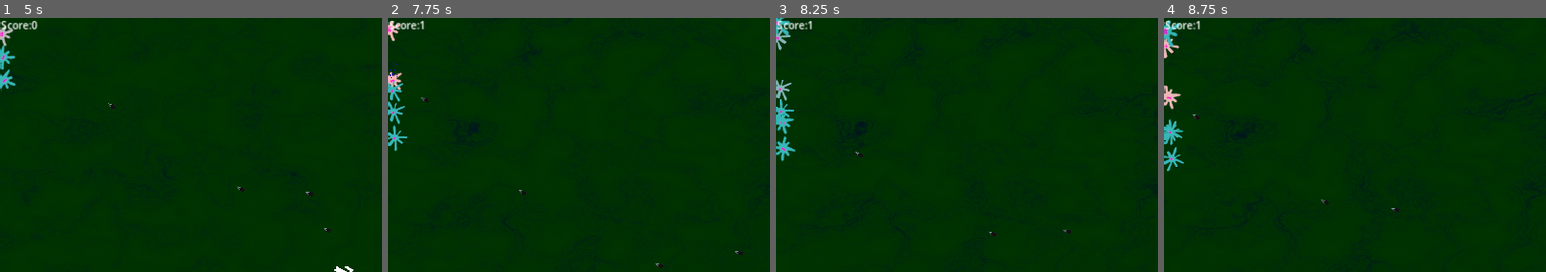
Above: before the commit, frames 1-4 (left to right).
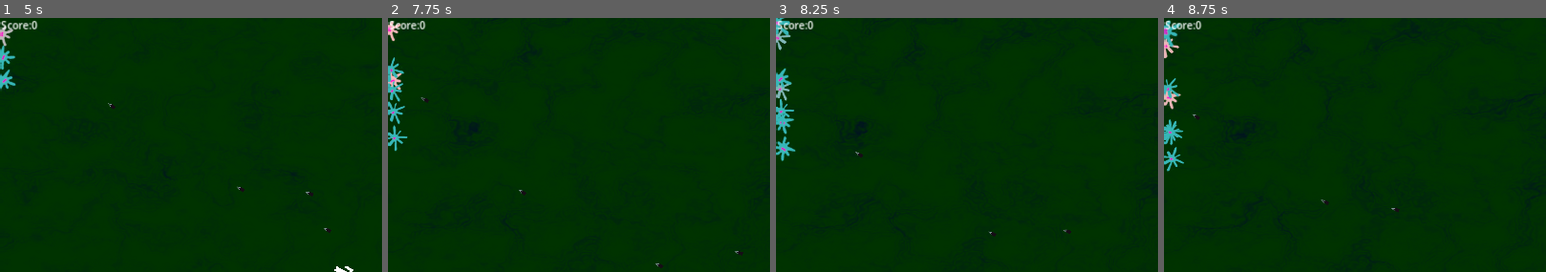
Above: after the commit, the same moments.

Repository: Habidakus/turrim-caelum
Game: Godot game, scene res://main.tscn
Same seed, same stepped clock (60 frames per second), same inputs: the game is played once before the commit and once after it. The engine's default icon, where the game draws it, is replaced by a stand-in: a white triangle on a blue panel in a dark square.
Inputs (mouse positions are % of the whole screen's width and height, from its top left):
- Up to frame 1 (5 s): tap Enter (pause) at 0.5 s; move the mouse to (72, 45) at 0.52 s; hold D (move_right) 0.53-1.28 s; click (72, 45) at 0.67 s; move the mouse to (30, 55) at 1.27 s; hold S (move_down) 1.28-2.03 s; click (30, 55) at 1.42 s; tap Space at 2 s; move the mouse to (60, 28) at 2.02 s; hold D (move_right) 2.03-2.78 s; click (60, 28) at 2.17 s; move the mouse to (45, 70) at 2.77 s; hold W (move_up) 2.78-3.53 s; click (45, 70) at 2.92 s; move the mouse to (80, 65) at 3.52 s; hold A (move_left) from 3.53 s (still down); click (80, 65) at 3.67 s; move the mouse to (20, 35) at 4.27 s; click (20, 35) at 4.42 s
- Up to frame 2 (7.75 s): move the mouse to (55, 50) at 5.02 s; release A (move_left) at 5.03 s; hold S (move_down) 5.03-5.78 s; click (55, 50) at 5.17 s; move the mouse to (35, 25) at 5.77 s; hold D (move_right) 5.78-6.53 s; click (35, 25) at 5.92 s; move the mouse to (72, 45) at 6.52 s; hold W (move_up) 6.53-7.28 s; click (72, 45) at 6.67 s; move the mouse to (30, 55) at 7.27 s; hold D (move_right) from 7.28 s (still down); click (30, 55) at 7.42 s
- Up to frame 3 (8.25 s): move the mouse to (60, 28) at 8.02 s; release D (move_right) at 8.03 s; hold S (move_down) from 8.03 s (still down); click (60, 28) at 8.17 s
- Up to frame 4 (8.75 s): keep holding S (move_down)
The pictures show only the part of the screen within x 0-50%, y 0-50%; the shares and areas given below are measured in that part.

Frame 1 is identical in both runs. In frame 2, 0.2% of the frame differs, in the area x 0-10%, y 1-26%; in frame 3, 0.2%; in frame 4, 0.2%.

Commit message:
Move apply advance to cards themselves, improved particle path

Diff:
--- a/CardData.gd
+++ b/CardData.gd
@@ -3,12 +3,13 @@
 class_name CardData
 
 enum BoonType {
-	playerSpeed,
-	bulletSpeed,
-	fireRate,
-	bulletLife,
-	moreDamage,
-	autospend
+	playerSpeed = 1,
+	bulletSpeed = 2,
+	fireRate = 3,
+	bulletLife = 4,
+	moreDamage = 5,
+	autospend = 6,
+	revealSooner = 7
 }
 
 @export_group("Text")
@@ -30,3 +31,6 @@
 
 func get_multiple(_player: Player, _cardData: CardData) -> float:
 	return boonMultiple
+
+func apply_card(_player: Player):
+	print_debug("CARD ", cardName, " failed to implement apply_card")
--- a/Data/cardData_autospend.gd
+++ b/Data/cardData_autospend.gd
@@ -2,3 +2,6 @@
 
 func is_possible(player: Player, _cardData: CardData) -> bool:
 	return player.autospend == false
+
+func apply_card(player: Player):
+	player.autospend = true
--- /dev/null
+++ b/Data/cardData_bulletLives.gd
@@ -0,0 +1,10 @@
+extends CardData
+
+var newBulletsPerMinute;
+
+func is_possible(player: Player, cardData: CardData) -> bool:
+	var new_lifespan : float = get_multiple(player, cardData) * player.bullet_lifespan
+	return new_lifespan <= 7
+
+func apply_card(player: Player):
+	player.bullet_lifespan *= get_multiple(player, self)
--- a/Data/cardData_fasterBullets.gd
+++ b/Data/cardData_fasterBullets.gd
@@ -5,3 +5,6 @@
 func is_possible(player: Player, cardData: CardData) -> bool:
 	var new_speed : float = get_multiple(player, cardData) * player.bullet_speed
 	return new_speed > player.speed && new_speed <= 1000.0
+
+func apply_card(player: Player):
+	player.bullet_speed *= get_multiple(player, self)
--- a/Data/cardData_fasterPlayer.gd
+++ b/Data/cardData_fasterPlayer.gd
@@ -3,3 +3,6 @@
 func is_possible(player: Player, cardData: CardData) -> bool:
 	var new_speed : float = cardData.get_multiple(player, cardData) * player.speed
 	return new_speed < player.bullet_speed && new_speed <= 1000.0
+
+func apply_card(player: Player):
+	player.speed *= get_multiple(player, self)
--- a/Data/cardData_fasterRateOfFire.gd
+++ b/Data/cardData_fasterRateOfFire.gd
@@ -5,13 +5,16 @@
 func is_possible(_player: Player, _cardData: CardData) -> bool:
 	return newBulletsPerMinute < 301
 
-func initialize_for_purchase(_player: Player, _cardData: CardData):
-	var currentBulletsPerMinute = 60 / _player.rate_of_fire
-	newBulletsPerMinute = (60 * (_cardData.boonMultiple - 1) + currentBulletsPerMinute)
+func initialize_for_purchase(player: Player, cardData: CardData):
+	var currentBulletsPerMinute = 60 / player.rate_of_fire
+	newBulletsPerMinute = (60 * (cardData.boonMultiple - 1) + currentBulletsPerMinute)
 
 func get_description(_player: Player, _cardData: CardData) -> String:
-	return str(description, "Increase to ", newBulletsPerMinute, " bullets/minute")
+	return str(description, "Increase to ", int(round(newBulletsPerMinute)), " bullets/minute")
 
-func get_multiple(_player: Player, _cardData: CardData) -> float:
-	var currentBulletsPerMinute = 60 / _player.rate_of_fire
+func get_multiple(player: Player, _cardData: CardData) -> float:
+	var currentBulletsPerMinute = 60 / player.rate_of_fire
 	return newBulletsPerMinute / currentBulletsPerMinute
+
+func apply_card(player: Player):
+	player.rate_of_fire /= get_multiple(player, self)
--- a/Data/cardData_lethalBullets.gd
+++ b/Data/cardData_lethalBullets.gd
@@ -2,3 +2,6 @@
 
 func is_possible(player: Player, cardData: CardData) -> bool:
 	return player.bullet_damage * cardData.get_multiple(player, cardData) < 1.1 * player.get_parent().get_mob_average_health()
+
+func apply_card(player: Player):
+	player.bullet_damage *= get_multiple(player, self)
--- /dev/null
+++ b/Data/cardData_revealSooner.gd
@@ -0,0 +1,7 @@
+extends CardData
+
+func is_possible(player: Player, cardData: CardData) -> bool:
+	return player.showPathDist / cardData.get_multiple(player, cardData) >= 0.5
+
+func apply_card(player: Player):
+	player.showPathDist /= get_multiple(player, self)
--- a/Data/longLivedBullets_a1.tres
+++ b/Data/longLivedBullets_a1.tres
@@ -1,9 +1,9 @@
-[gd_resource type="Resource" script_class="CardData" load_steps=2 format=3 uid="uid://bbouy78p4kusb"]
+[gd_resource type="Resource" load_steps=2 format=3 uid="uid://bbouy78p4kusb"]
 
-[ext_resource type="Script" path="res://CardData.gd" id="1_3musq"]
+[ext_resource type="Script" path="res://Data/cardData_bulletLives.gd" id="1_t163f"]
 
 [resource]
-script = ExtResource("1_3musq")
+script = ExtResource("1_t163f")
 cardName = "Rifled Barrel"
 description = "Bullets fly farther: +50% flight time for bullets"
 boonType = 3
--- /dev/null
+++ b/Data/revealFinalApproachSooner_a1.tres
@@ -0,0 +1,10 @@
+[gd_resource type="Resource" load_steps=2 format=3 uid="uid://rwsu7fr31uy"]
+
+[ext_resource type="Script" path="res://Data/cardData_revealSooner.gd" id="1_cc5fj"]
+
+[resource]
+script = ExtResource("1_cc5fj")
+cardName = "Better Radar"
+description = "Enemy on final approach give telltale signs sooner."
+boonType = 6
+boonMultiple = 1.1
--- a/card_template.gd
+++ b/card_template.gd
@@ -21,4 +21,5 @@
 		$Background.color = Color.WHITE
 
 func apply():
-	player.apply_card(cardData)
+	cardData.apply_card(player)
+	player.get_parent().player_has_spent()
--- a/main.gd
+++ b/main.gd
@@ -71,6 +71,7 @@
 	load("res://Data/longLivedBullets_a1.tres"),
 	load("res://Data/lethalBullets_a1.tres"),
 	load("res://Data/autospend_once.tres"),
+	load("res://Data/revealFinalApproachSooner_a1.tres"),
 ]
 
 signal increase_score(amount : int)
@@ -110,6 +111,12 @@
 
 	$MobTimer.start()
 	$HUD.set_score(0)
+
+func get_show_path_dist() -> float:
+	if player != null:
+		return player.showPathDist
+	else:
+		return 0.7
 
 func get_mob_average_health() -> float:
 	return rolling_mob_health_average
--- a/mob.gd
+++ b/mob.gd
@@ -112,16 +112,25 @@
 func _process(delta):
 	distance_travelled += delta * travelSpeed;
 	self.position = path.sample_baked(distance_travelled)
-	var close : float = distance_travelled / pathLength - 0.7
+	var show_path_dist = get_parent().get_show_path_dist()
+	var close : float = (distance_travelled / pathLength) - show_path_dist
 	var spin : float = 25.0
 	if close > 0.05:
 		var amount = close / 0.05
 		if int(amount) - 1 > pathParticles.size():
 			var particle = path_particle_scene.instantiate()
 			particle.amount = 50 * amount
+			if close > 0.15:
+				var hue = (close - 0.15) / 0.15
+				if hue > 1:
+					hue = 1
+				var r = lerp(particle.color.r, Color.RED.r, hue)
+				var b = lerp(particle.color.b, Color.RED.b, hue)
+				var g = lerp(particle.color.g, Color.RED.g, hue)
+				particle.color.r = r
+				particle.color.b = b
+				particle.color.g = g
 			pathParticles.append(particle)
 			add_child(particle)
-		spin *= pow(1.5, amount)
-	#var dir = (target - self.position).normalized()
-	#self.position += dir * delta * travelSpeed;
+		spin *= lerp(1, 10, close / (1.0 - show_path_dist))
 	self.rotation_degrees += delta * spin * rotateSpeed
--- a/pathParicle.tscn
+++ b/pathParicle.tscn
@@ -1,6 +1,9 @@
-[gd_scene load_steps=2 format=3 uid="uid://dhr8o6o00bvcl"]
+[gd_scene load_steps=3 format=3 uid="uid://dhr8o6o00bvcl"]
 
 [sub_resource type="CanvasItemMaterial" id="CanvasItemMaterial_bo0e7"]
+
+[sub_resource type="Gradient" id="Gradient_t456a"]
+colors = PackedColorArray(1, 1, 1, 1, 0, 0, 0, 1)
 
 [node name="pathParticle" type="CPUParticles2D"]
 material = SubResource("CanvasItemMaterial_bo0e7")
@@ -13,5 +16,6 @@
 angular_velocity_min = -524.57
 angular_velocity_max = 108.0
 color = Color(0.427451, 1, 1, 1)
+color_ramp = SubResource("Gradient_t456a")
 hue_variation_min = -1.0
 hue_variation_max = 0.65
--- a/player.gd
+++ b/player.gd
@@ -6,8 +6,9 @@
 @export var bullet_scene: PackedScene = null
 @export var explosion_scene : PackedScene
 var screen_size;
+var showPathDist : float = 0.7;
 var rate_of_fire : float = 0.75;
-var bullet_lifespan : float = 5.0;
+var bullet_lifespan : float = 3.0;
 var bullet_speed : float = 200.0;
 var bullet_damage : float = 8.0;
 var next_shot
@@ -22,21 +23,22 @@
 func get_screen_size():
 	return screen_size
 
-func apply_card(cardData : CardData):
-	get_parent().player_has_spent()
-	match cardData.boonType:
-		CardData.BoonType.playerSpeed:
-			speed *= cardData.get_multiple(self, cardData)
-		CardData.BoonType.bulletSpeed:
-			bullet_speed *= cardData.get_multiple(self, cardData)
-		CardData.BoonType.fireRate:
-			rate_of_fire /= cardData.get_multiple(self, cardData)
-		CardData.BoonType.bulletLife:
-			bullet_lifespan *= cardData.get_multiple(self, cardData)
-		CardData.BoonType.moreDamage:
-			bullet_damage *= cardData.get_multiple(self, cardData)
-		CardData.BoonType.autospend:
-			autospend = true
+#func apply_card(cardData : CardData):
+	#match cardData.boonType:
+		#CardData.BoonType.playerSpeed:
+			#speed *= cardData.get_multiple(self, cardData)
+		#CardData.BoonType.bulletSpeed:
+			#bullet_speed *= cardData.get_multiple(self, cardData)
+		#CardData.BoonType.fireRate:
+			#rate_of_fire /= cardData.get_multiple(self, cardData)
+		#CardData.BoonType.bulletLife:
+			#bullet_lifespan *= cardData.get_multiple(self, cardData)
+		#CardData.BoonType.moreDamage:
+			#bullet_damage *= cardData.get_multiple(self, cardData)
+		#CardData.BoonType.revealSooner:
+			#showPathDist = showPathDist / cardData.get_multiple(self, cardData)
+		#CardData.BoonType.autospend:
+			#autospend = true
 
 #func _draw():
 	#draw_line(Vector2.ZERO, to_local(draw_target), Color.RED, 5, true)
